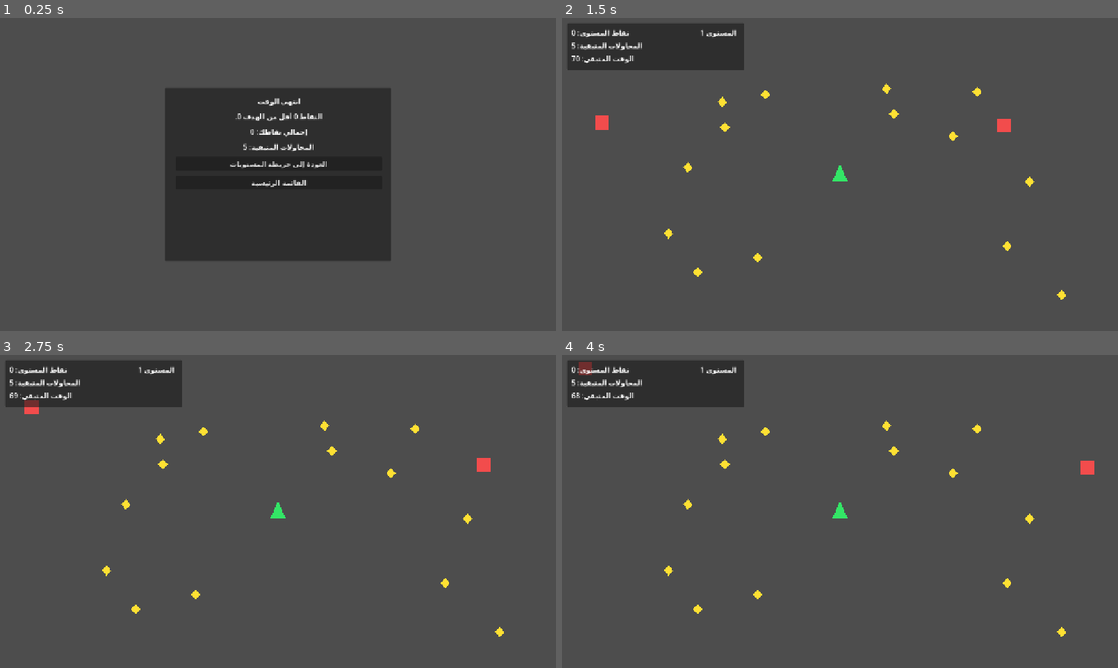
Above: before the commit, frames 1-4 (two rows, left to right).
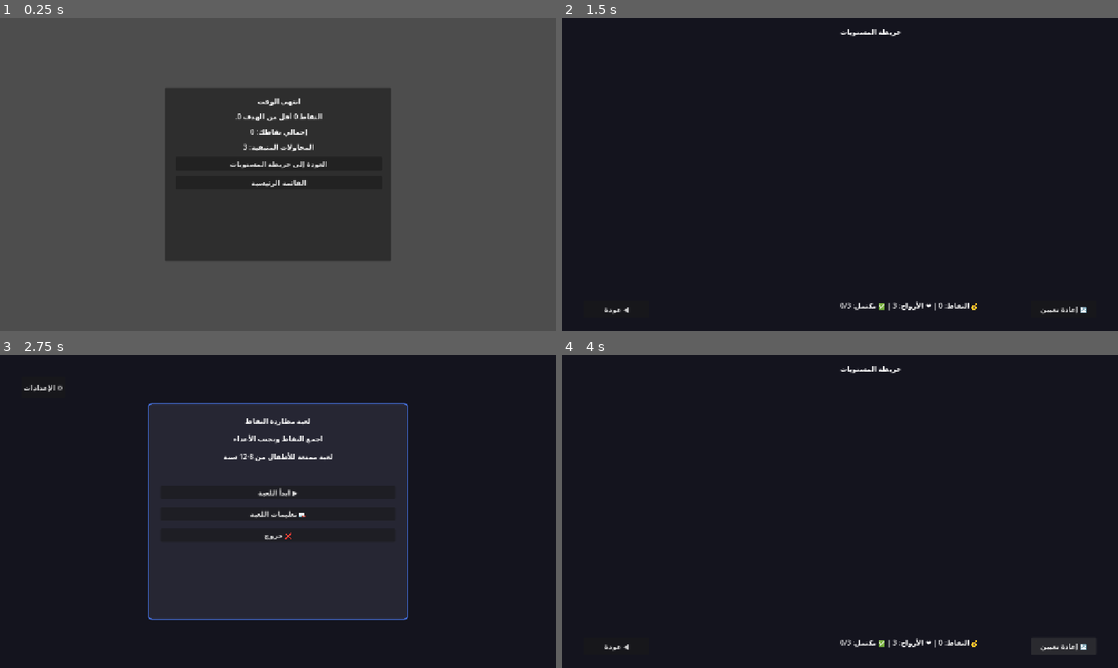
Above: after the commit, the same moments.

Repository: hamzabasem900-source/game
Game: Godot game, scene res://scenes/results.tscn
Two runs of this game, one before a commit and one after it. Both use one fixed random seed, a clock stepped at 60 frames per second and the inputs below. This scene is started directly instead of the project's main scene.
Inputs (mouse positions are in pixels of both pictures, inside the frame that each line leads up to):
- Up to frame 1 (0.25 s): no input
- Up to frame 2 (1.5 s): click "العودة إلى خريطة المستويات" at 0.5 s; click (840, 124) at 1.25 s, where only the run before the commit has a clickable "المستوى 1"
- Up to frame 3 (2.75 s): click (55, 646) at 2 s, where only the run after the commit has a clickable "◀️ عودة"
- Up to frame 4 (4 s): click (840, 492) at 2.75 s, where only the run after the commit has a clickable "▶️ ابدأ اللعبة"; click (1062, 646) at 3.5 s, where only the run after the commit has a clickable "🔄 إعادة تعيين"

The runs differ from the first frame. In frame 1, less than 0.1% of the frame differs, in the area x 43-45%, y 40-42%; in frame 2, 100%, in the area x 0-100%, y 0-100%; in frame 3, 100%; in frame 4, 100%.

Commit message:
Fix level map typing bug and revamp level progression UI

Diff:
--- a/scenes/game.tscn
+++ b/scenes/game.tscn
@@ -1,7 +1,19 @@
-[gd_scene load_steps=3 format=3]
+[gd_scene load_steps=4 format=3]
 
 [ext_resource type="Script" path="res://scripts/game.gd" id="1"]
 [ext_resource type="PackedScene" path="res://scenes/entities/player.tscn" id="2"]
+
+[sub_resource type="StyleBoxFlat" id="StyleBoxFlat_hud"]
+bg_color = Color(0.07, 0.11, 0.2, 0.86)
+border_color = Color(0.18, 0.47, 0.78, 0.95)
+border_width_left = 2
+border_width_top = 2
+border_width_right = 2
+border_width_bottom = 2
+corner_radius_top_left = 16
+corner_radius_top_right = 16
+corner_radius_bottom_right = 16
+corner_radius_bottom_left = 16
 
 [node name="Game" type="Node2D"]
 script = ExtResource("1")
@@ -21,34 +33,45 @@
 [node name="UI" type="Panel" parent="CanvasLayer"]
 offset_left = 12.0
 offset_top = 12.0
-offset_right = 420.0
-offset_bottom = 120.0
+offset_right = 1268.0
+offset_bottom = 92.0
+theme_override_styles/panel = SubResource("StyleBoxFlat_hud")
 
 [node name="ScoreLabel" type="Label" parent="CanvasLayer/UI"]
-offset_left = 10.0
-offset_top = 10.0
-offset_right = 380.0
-offset_bottom = 32.0
-text = "نقاط المستوى: 0"
+offset_left = 900.0
+offset_top = 18.0
+offset_right = 1248.0
+offset_bottom = 56.0
+text = "💰 النقاط: 0"
+horizontal_alignment = 2
+add_theme_font_size_override/font_size = 26
+add_theme_colors/font_color = Color(1, 0.88, 0.28, 1)
 
 [node name="AttemptsLabel" type="Label" parent="CanvasLayer/UI"]
-offset_left = 10.0
-offset_top = 40.0
-offset_right = 380.0
-offset_bottom = 62.0
-text = "المحاولات المتبقية: 5"
+offset_left = 20.0
+offset_top = 18.0
+offset_right = 340.0
+offset_bottom = 56.0
+text = "❤️ الأرواح: 3"
+add_theme_font_size_override/font_size = 26
+add_theme_colors/font_color = Color(1, 0.46, 0.56, 1)
 
 [node name="TimerLabel" type="Label" parent="CanvasLayer/UI"]
-offset_left = 10.0
-offset_top = 70.0
-offset_right = 380.0
-offset_bottom = 92.0
-text = "الوقت المتبقي: 0"
+offset_left = 390.0
+offset_top = 18.0
+offset_right = 650.0
+offset_bottom = 56.0
+text = "⏱️ الوقت: 50"
+horizontal_alignment = 1
+add_theme_font_size_override/font_size = 26
+add_theme_colors/font_color = Color(0.59, 0.91, 1, 1)
 
 [node name="LevelLabel" type="Label" parent="CanvasLayer/UI"]
-offset_left = 220.0
-offset_top = 10.0
-offset_right = 390.0
-offset_bottom = 32.0
+offset_left = 670.0
+offset_top = 18.0
+offset_right = 890.0
+offset_bottom = 56.0
 text = "المستوى"
 horizontal_alignment = 2
+add_theme_font_size_override/font_size = 24
+add_theme_colors/font_color = Color(0.79, 0.76, 1, 1)
--- a/scripts/game.gd
+++ b/scripts/game.gd
@@ -19,7 +19,7 @@
 	player.add_to_group("player")
 	level_data = GameState.active_level_data()
 	time_left = int(level_data.time)
-	ui_level.text = str(level_data.name)
+	ui_level.text = "%s | %s" % [str(level_data.name), str(level_data.difficulty)]
 	_update_ui()
 	_spawn_collectibles(int(level_data.collectibles))
 	_spawn_enemies(int(level_data.enemies), float(level_data.enemy_speed))
@@ -83,6 +83,6 @@
 	queue_free()
 
 func _update_ui() -> void:
-	ui_score.text = "نقاط المستوى: %d" % score_in_level
-	ui_attempts.text = "المحاولات المتبقية: %d" % GameState.attempts_left
-	ui_timer.text = "الوقت المتبقي: %d" % time_left
+	ui_score.text = "💰 النقاط: %d / %d" % [score_in_level, int(level_data.target)]
+	ui_attempts.text = "❤️ الأرواح: %d" % GameState.attempts_left
+	ui_timer.text = "⏱️ الوقت: %d" % time_left
--- a/scripts/game_state.gd
+++ b/scripts/game_state.gd
@@ -1,13 +1,12 @@
 extends Node
 
 const LEVELS := [
-	{"name": "المستوى 1", "time": 70, "target": 120, "collectibles": 14, "enemies": 2, "enemy_speed": 90.0, "difficulty": "سهل"},
-	{"name": "المستوى 2", "time": 55, "target": 170, "collectibles": 16, "enemies": 3, "enemy_speed": 120.0, "difficulty": "متوسط"},
-	{"name": "المستوى 3", "time": 40, "target": 220, "collectibles": 18, "enemies": 4, "enemy_speed": 150.0, "difficulty": "صعب"},
-	{"name": "المستوى 4", "time": 30, "target": 280, "collectibles": 20, "enemies": 5, "enemy_speed": 180.0, "difficulty": "شديد"}
+	{"name": "المستوى 1", "time": 50, "target": 100, "collectibles": 14, "enemies": 2, "enemy_speed": 95.0, "difficulty": "سهل"},
+	{"name": "المستوى 2", "time": 45, "target": 150, "collectibles": 17, "enemies": 3, "enemy_speed": 125.0, "difficulty": "متوسط"},
+	{"name": "المستوى 3", "time": 40, "target": 210, "collectibles": 20, "enemies": 4, "enemy_speed": 155.0, "difficulty": "صعب"}
 ]
 
-const MAX_ATTEMPTS := 5
+const MAX_ATTEMPTS := 3
 
 var total_score: int = 0
 var attempts_left: int = MAX_ATTEMPTS
--- a/scripts/interactive_map.gd
+++ b/scripts/interactive_map.gd
@@ -26,17 +26,14 @@
 	var available_width = viewport_size.x - (PADDING * 2)
 	var available_height = viewport_size.y - (PADDING * 3)
 
-	# ترتيب المستويات في شبكة (2x2 للمستويات الأربعة)
 	var positions: Array[Vector2] = []
-	if levels_count == 4:
-		positions = [
-			Vector2(PADDING + available_width * 0.25, PADDING + available_height * 0.35),
-			Vector2(PADDING + available_width * 0.75, PADDING + available_height * 0.35),
-			Vector2(PADDING + available_width * 0.25, PADDING + available_height * 0.75),
-			Vector2(PADDING + available_width * 0.75, PADDING + available_height * 0.75)
-		]
+	if levels_count == 3:
+		# مسار تصاعدي لثلاثة مستويات
+		positions.append(Vector2(PADDING + available_width * 0.20, PADDING + available_height * 0.68))
+		positions.append(Vector2(PADDING + available_width * 0.50, PADDING + available_height * 0.42))
+		positions.append(Vector2(PADDING + available_width * 0.80, PADDING + available_height * 0.62))
 	else:
-		# ترتيب أفقي للمستويات الثلاثة
+		# ترتيب أفقي عام لباقي الحالات
 		for i in range(levels_count):
 			var x = PADDING + (available_width / (levels_count + 1)) * (i + 1)
 			var y = viewport_size.y / 2
@@ -199,10 +196,12 @@
 	queue_redraw()
 
 func _update_status_label() -> void:
-	var status_text = "النقاط الحالية: %d | المحاولات: %d | المستويات المكتملة: %d/4" % [
+	var levels_total = GameState.LEVELS.size()
+	var status_text = "💰 النقاط: %d | ❤️ الأرواح: %d | ✅ مكتمل: %d/%d" % [
 		GameState.total_score,
 		GameState.attempts_left,
-		GameState.levels_won
+		GameState.levels_won,
+		levels_total
 	]
 	$StatusLabel.text = status_text
 
--- a/scripts/results.gd
+++ b/scripts/results.gd
@@ -22,7 +22,7 @@
 		GameState.reset_run()
 		get_tree().change_scene_to_file("res://scenes/main_menu.tscn")
 		return
-	get_tree().change_scene_to_file("res://scenes/map.tscn")
+	get_tree().change_scene_to_file("res://scenes/interactive_map.tscn")
 
 func _on_menu_pressed() -> void:
 	GameState.reset_run()
